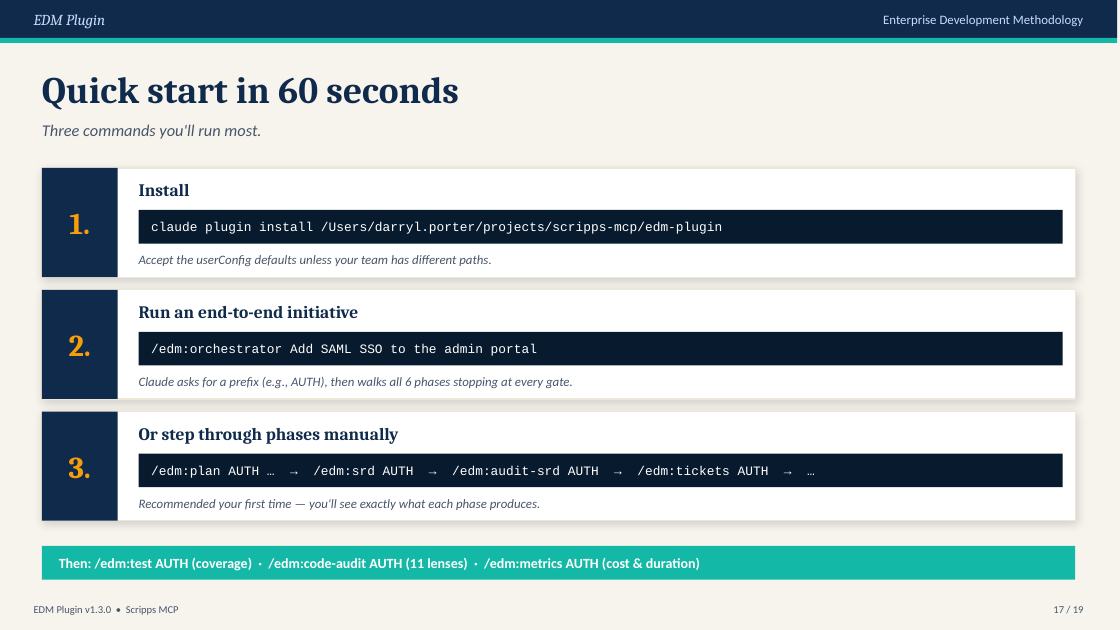
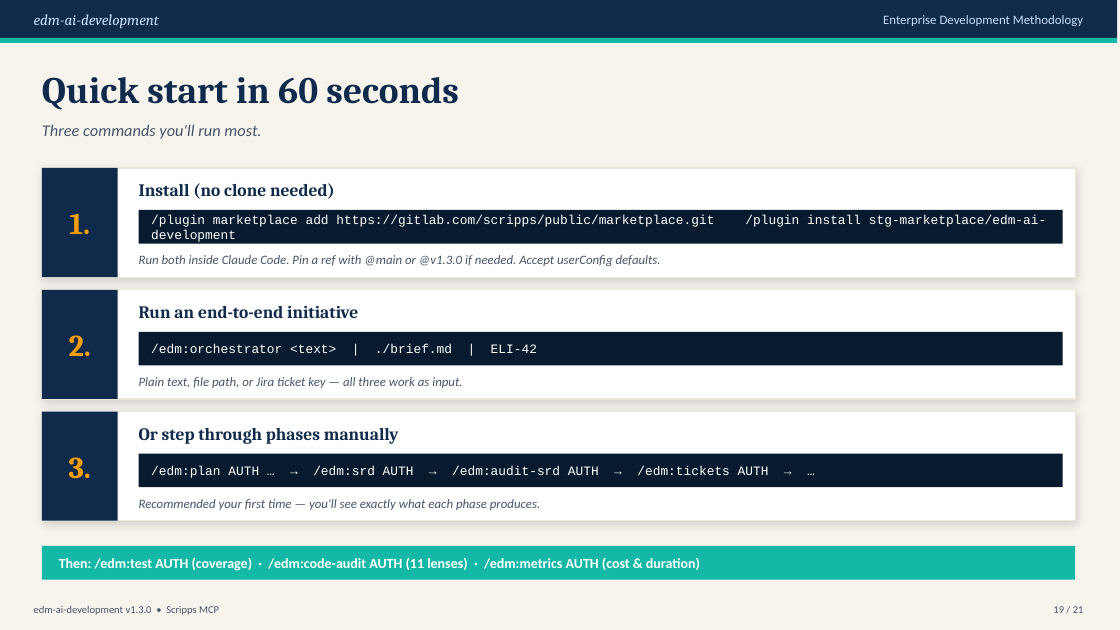
Before and after one commit to ewscripps/marketplace, a slide deck: slide 19 of plugins/edm-ai-development/EDM_Plugin_Presentation.pptx (slide 17 before the commit). Drawn at 1120x630 pixels with LibreOffice and Linux fonts; fonts in the diff are those of the drawing. Boxes give left, top, right and bottom in pixels: in the first picture for what was removed or moved away, otherwise in the second. Text is boxed around its words. In the diff, an @@ line names an element or a change of style, - is before the commit and + after.

Commit message:
docs: 📚 update presentation and user guide for EDM plugin

```diff
--- a/plugins/edm-ai-development/EDM_Plugin_Presentation.pptx
+++ b/plugins/edm-ai-development/EDM_Plugin_Presentation.pptx
@@ text at (34, 14, 160, 29): text changed @@
-EDM Plugin
+edm-ai-development
@@ text at (139, 183, 335, 199): text changed @@
-Install
+Install (no clone needed)
@@ text at (151, 215, 1046, 227): text changed @@
-claude plugin install /Users/darryl.porter/projects/scripps-mcp/edm-plugin
+/plugin marketplace add https://gitlab.com/scripps/public/marketplace.git /plugin install stg-marketplace/edm-ai-development
@@ text at (139, 255, 661, 266): text changed @@
-Accept the userConfig defaults unless your team has different paths.
+Run both inside Claude Code. Pin a ref with @main or @v1.3.0 if needed. Accept userConfig defaults.
@@ text at (151, 344, 537, 353): text changed @@
-/edm:orchestrator Add SAML SSO to the admin portal
+/edm:orchestrator <text> | ./brief.md | ELI-42
@@ text at (139, 377, 462, 388): text changed @@
-Claude asks for a prefix (e.g., AUTH), then walks all 6 phases stopping at every gate.
+Plain text, file path, or Jira ticket key — all three work as input.
@@ text at (34, 606, 219, 615): text changed @@
-EDM Plugin v1.3.0 • Scripps MCP
+edm-ai-development v1.3.0 • Scripps MCP
@@ text at (1053, 606, 1084, 613): text changed @@
-17 / 19
+19 / 21
```
Also in this commit, not shown: 17 other slides changed, 2 slides added, 1 other file.
